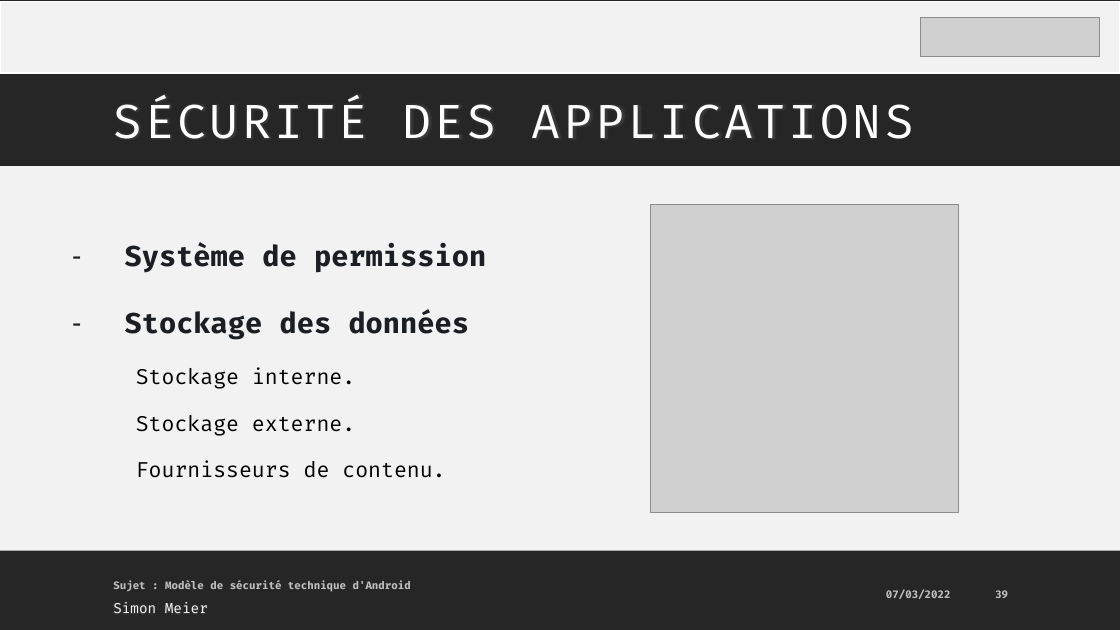
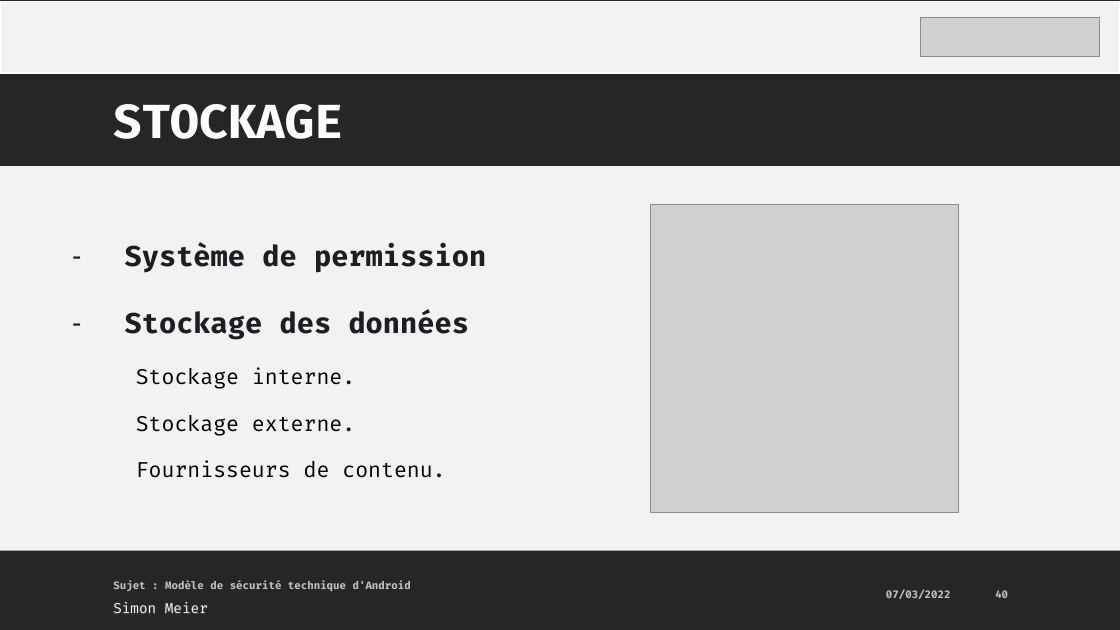
Before and after one commit to MrAresInFlesh/HeArcSecurityWorkspace, a slide deck: slide 40 of presentation/Presentation_ModeleSecuriteAndroid.pptx (slide 39 before the commit). Drawn at 1120x630 pixels with LibreOffice and Linux fonts; fonts in the diff are those of the drawing; grey boxes stand for pictures. Boxes give left, top, right and bottom in pixels: in the first picture for what was removed or moved away, otherwise in the second. Text is boxed around its words. In the diff, an @@ line names an element or a change of style, - is before the commit and + after.

```diff
--- a/presentation/Presentation_ModeleSecuriteAndroid.pptx
+++ b/presentation/Presentation_ModeleSecuriteAndroid.pptx
@@ title at bbox=[113, 104, 342, 139]: text changed; text colour gradient #FFFFFF to #A6A6A6 to #FFFFFF; bold on @@
-SÉCURITÉ DES APPLICATIONS
+STOCKAGE
@@ page number at bbox=[995, 590, 1008, 598]: text changed @@
-39
+40
```
Also in this commit, not shown: 5 other slides changed, 1 slide added, 1 other file.
